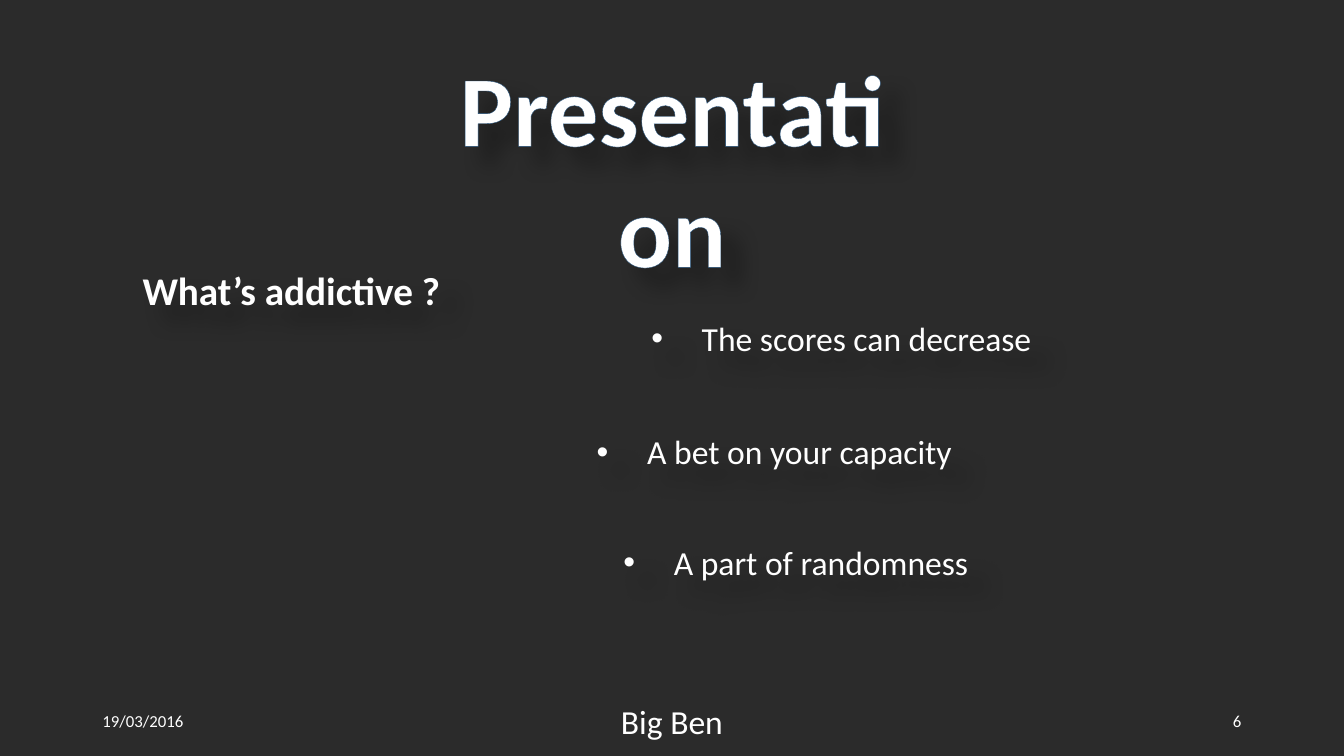
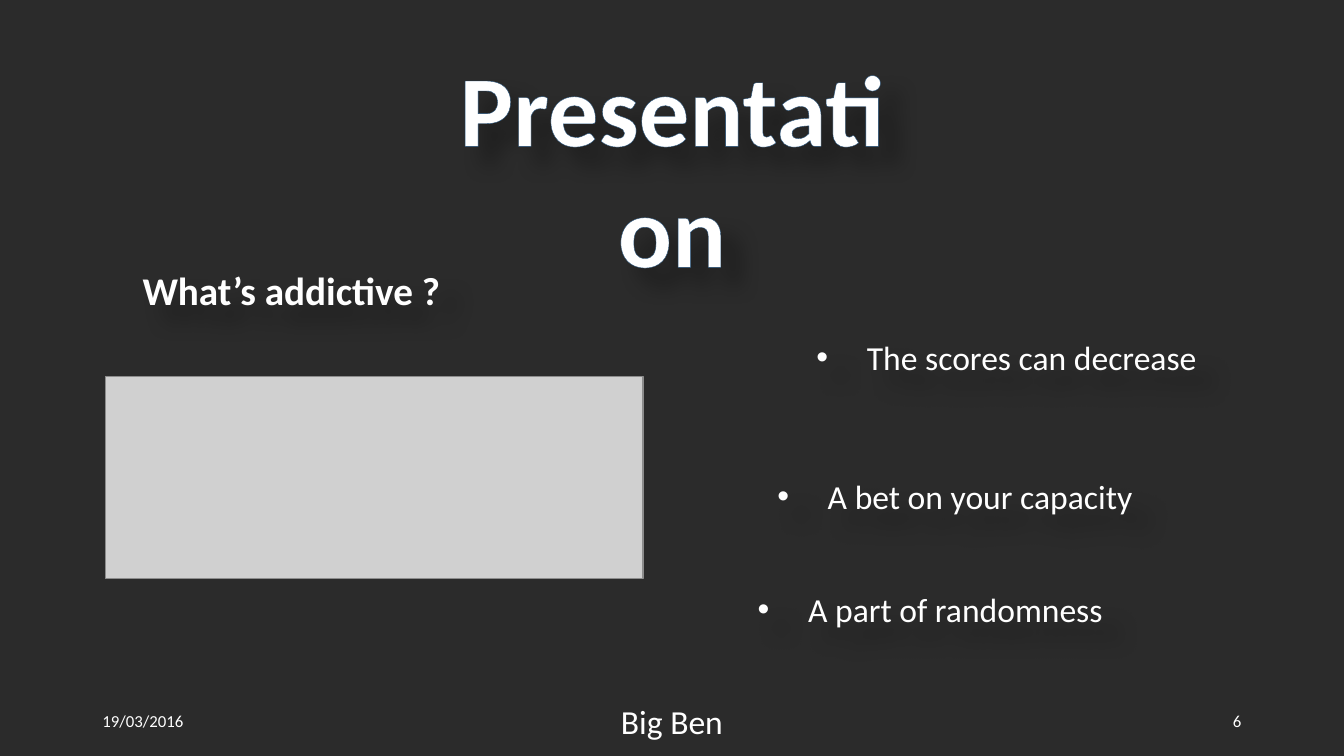
Before and after one commit to Qu1lby/BigBen, a slide deck: slide 6 of Presentation.pptx. Drawn at 1344x756 pixels with LibreOffice and Linux fonts; fonts in the diff are those of the drawing; grey boxes stand for pictures; background and template pictures are left out; a plain dark background stands for a picture behind light text. Boxes give left, top, right and bottom in pixels: in the first picture for what was removed or moved away, otherwise in the second. Text is boxed around its words. In the diff, an @@ line names an element or a change of style, - is before the commit and + after.

```diff
--- a/Presentation.pptx
+++ b/Presentation.pptx
@@ text "The scores can decrease": place and size @@
-text "The scores can decrease" at bbox=[702, 327, 1031, 352]
+text "The scores can decrease" at bbox=[867, 346, 1196, 371]
@@ picture added at bbox=[105, 376, 643, 579] @@
@@ text "A bet on your capacity": place and size @@
-text "A bet on your capacity" at bbox=[647, 440, 952, 470]
+text "A bet on your capacity" at bbox=[828, 485, 1132, 515]
@@ text "A part of randomness": place and size @@
-text "A part of randomness" at bbox=[674, 551, 969, 581]
+text "A part of randomness" at bbox=[808, 598, 1103, 628]
```
Also in this commit, not shown: 2 other slides changed.
